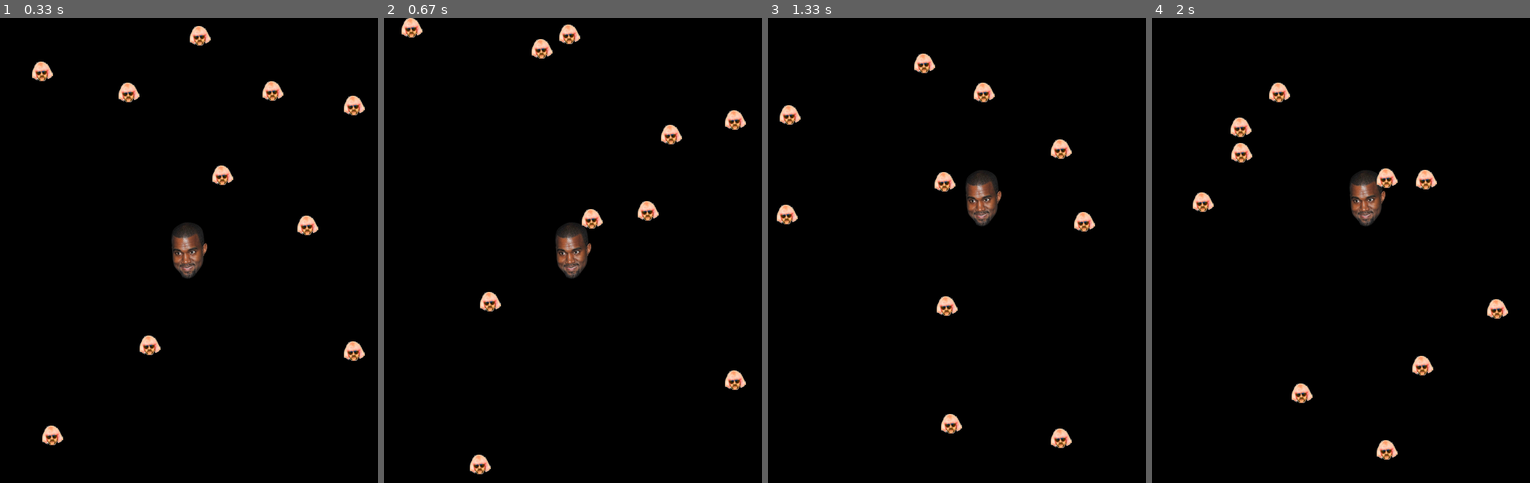
Above: before the commit, frames 1-4 (left to right).
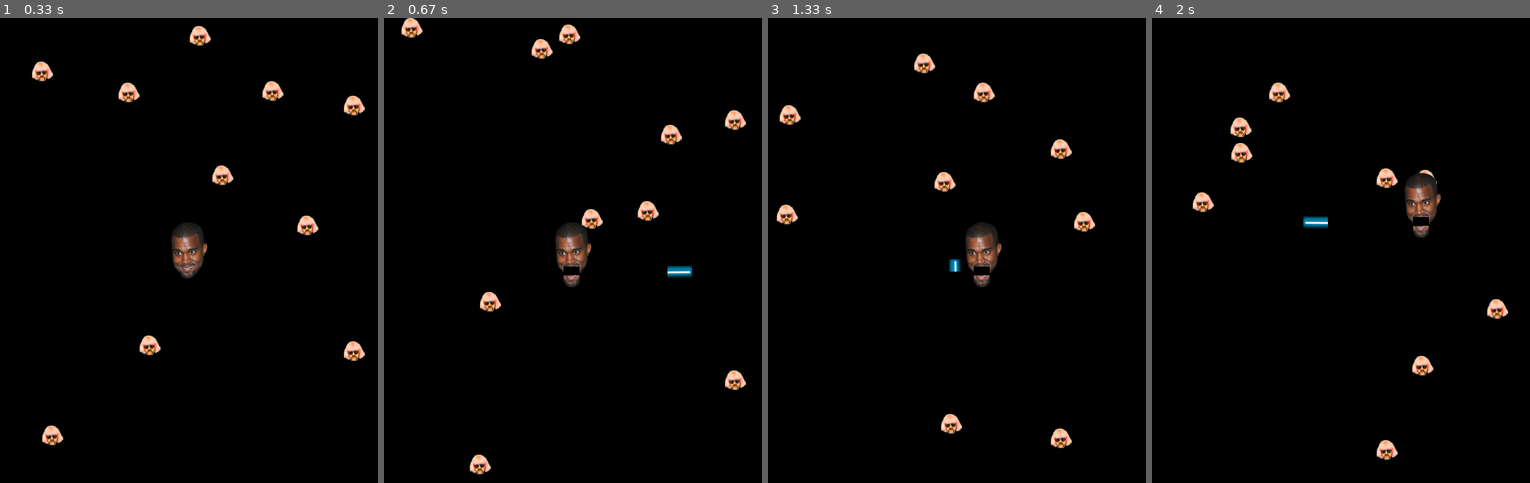
Above: after the commit, the same moments.

Repository: jmfernandes/Independent-Research
Game: pygame game, started from gaming/shooter/Asteroid_hero.py
Same seed, same stepped clock (60 frames per second), same inputs: the game is played once before the commit and once after it. The source is Python 2; it was converted automatically to run under Python 3.
Inputs:
- Up to frame 1 (0.33 s): no input
- Up to frame 2 (0.67 s): hold Right from 0.33 s (still down)
- Up to frame 3 (1.33 s): release Right at 0.8 s; hold Up 0.83-1.13 s; hold W 0.83-1.13 s; hold Right from 1.17 s (still down); hold D from 1.17 s (still down)
- Up to frame 4 (2 s): release Right at 1.63 s; release D at 1.63 s; hold Left from 1.67 s (still down); hold A from 1.67 s (still down)

Frame 1 is identical in both runs. In frame 2, 0.3% of the frame differs, in the area x 47-82%, y 44-58%; in frame 3, 1.9%; in frame 4, 2.0%, in the area x 36-77%, y 32-83%.

Commit message:
this version works

Diff:
--- a/gaming/shooter/Asteroid_hero.py
+++ b/gaming/shooter/Asteroid_hero.py
@@ -115,7 +115,7 @@
         pew_wav_file = "pew.wav"
         pew_wav = pygame.mixer.Sound(pew_wav_file)
         pew_wav.play(loops=0, fade_ms=0)
-        while h <0:
+        while h <30:
             h += 1
             g += 1
             self.screen.fill(self.black)
